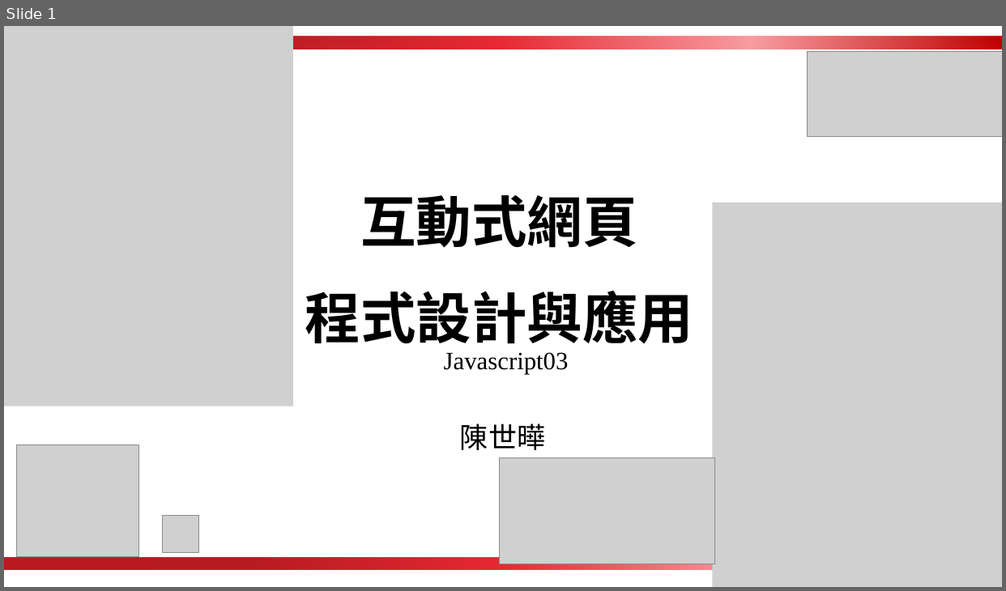
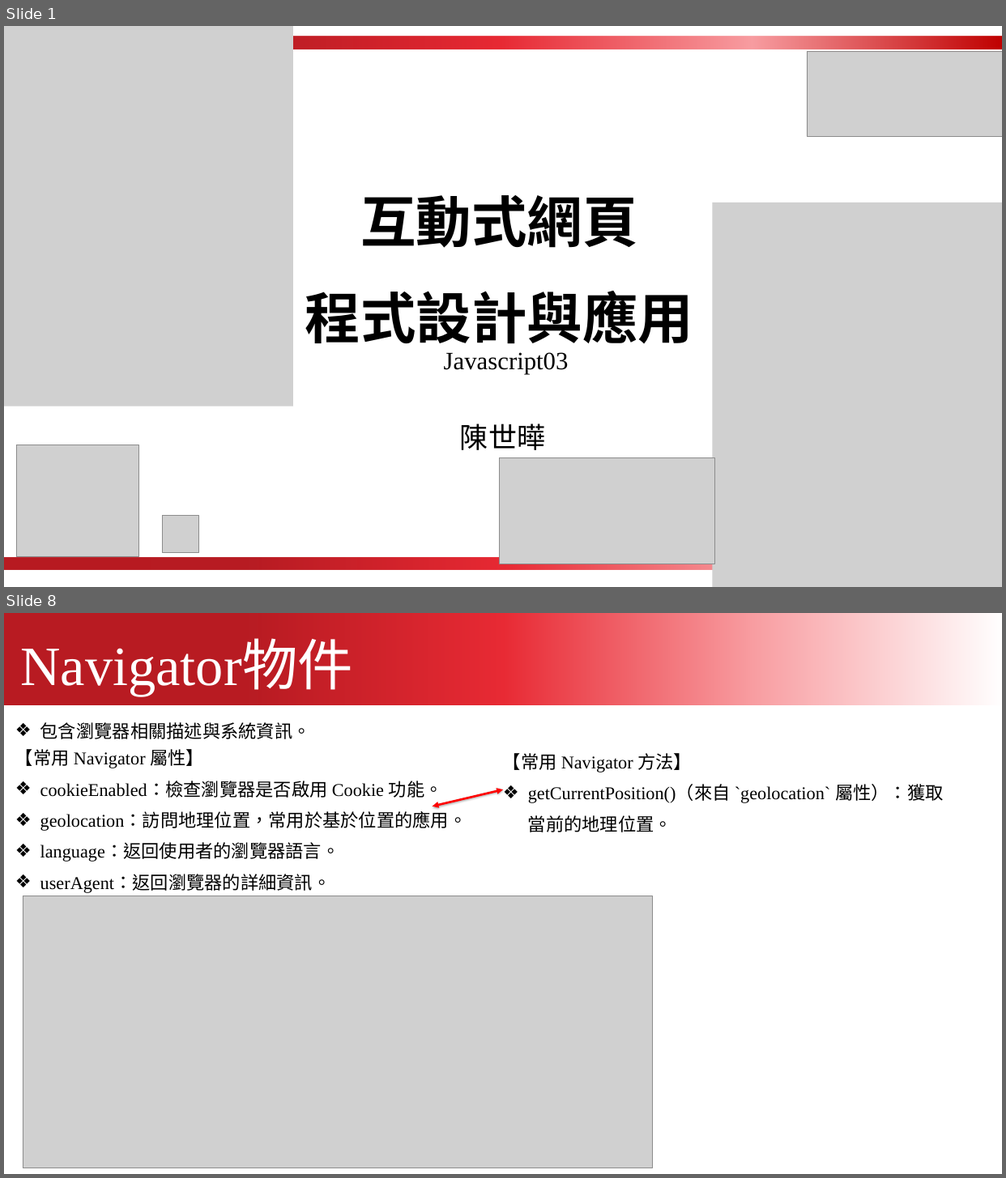
Before and after one commit to kcwc1029/blog, a slide deck: 互動網頁設計/JavaScript/javascript_03.pptx. Shown one above the other, each under a label of ours: slide 1 before the commit, slides 1 and 8 after it; the slides between them are not shown. The pictures are 1006x591 and 1006x1178 pixels, drawn with LibreOffice and Linux fonts; fonts in the diff are those of the drawing; grey boxes stand for pictures. Boxes give left, top, right and bottom in pixels: in the first picture for what was removed or moved away, otherwise in the second. Text is boxed around its words. In the diff, an @@ line names an element or a change of style, - is before the commit and + after.

```diff
--- a/互動網頁設計/JavaScript/javascript_03.pptx
+++ b/互動網頁設計/JavaScript/javascript_03.pptx
@@ slide 8 added at box(4, 613, 1002, 1174), background #FFFFFF @@
@@ freeform shape added at box(4, 613, 1002, 705), fill gradient #B81B22 to #E82A34 to #F89DA1 to #FFFFFF @@
@@ text added at box(21, 642, 354, 696), 80 pt, text #FFFFFF @@
+Navigator物件
@@ text added at box(40, 722, 311, 739), 26 pt, text #000000 @@
+❖ 包含瀏覽器相關描述與系統資訊。
@@ text added at box(15, 749, 467, 893), 26 pt, text #000000 @@
+【常用 Navigator 屬性】
+❖ cookieEnabled：檢查瀏覽器是否啟用 Cookie 功能。
+❖ geolocation：訪問地理位置，常用於基於位置的應用。
+❖ language：返回使用者的瀏覽器語言。
+❖ userAgent：返回瀏覽器的詳細資訊。
@@ text added at box(503, 753, 944, 833), 26 pt, text #000000 @@
+【常用 Navigator 方法】
+❖ getCurrentPosition()（來自 `geolocation` 屬性）：獲取當前的地理位置。
@@ double arrow added from (432, 807) to (503, 790), #FF0000 3 pt @@
@@ picture added at box(23, 896, 652, 1169) @@
```
Also in this commit, not shown: 20 other slides added, 4 slides removed, 44 other files.
